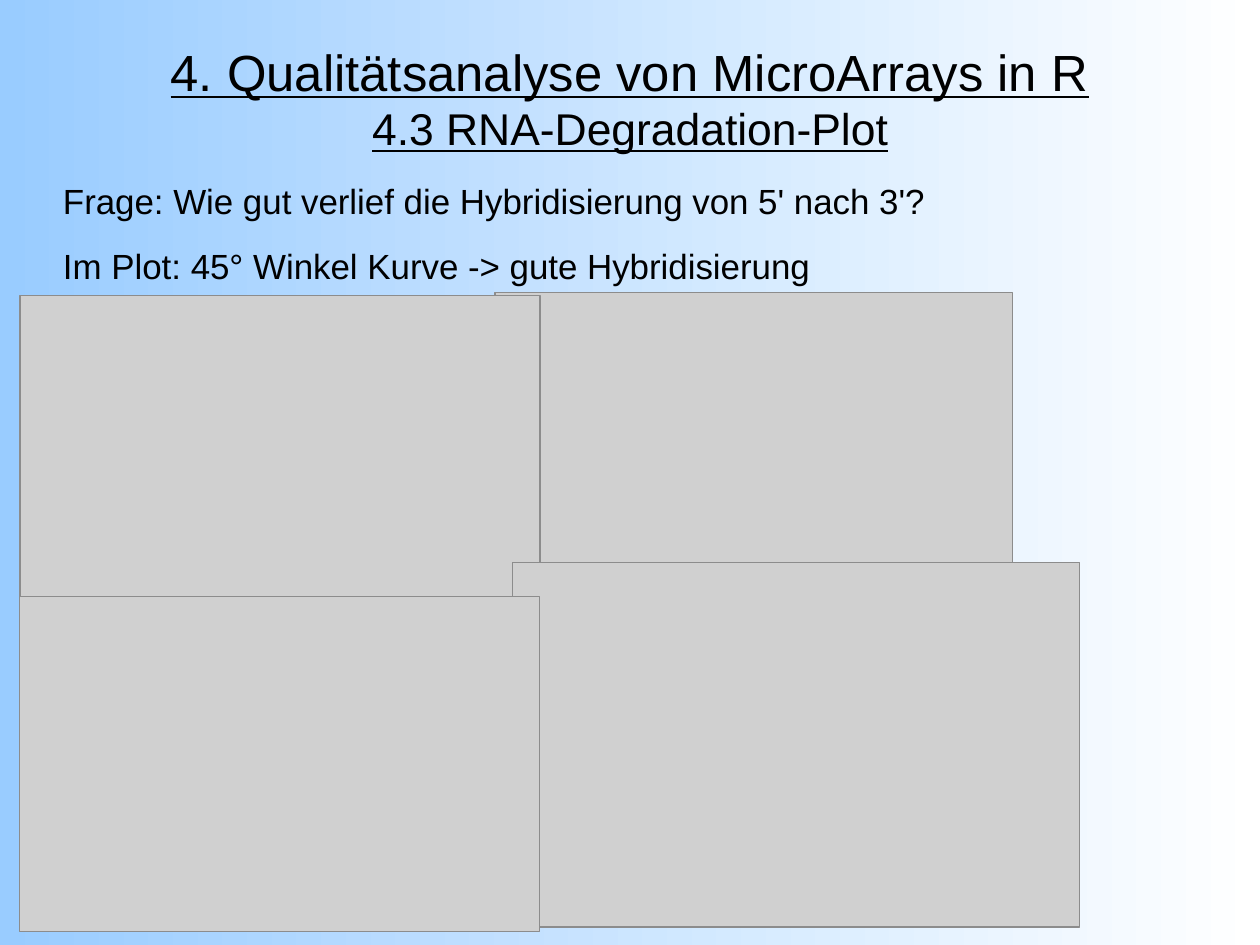
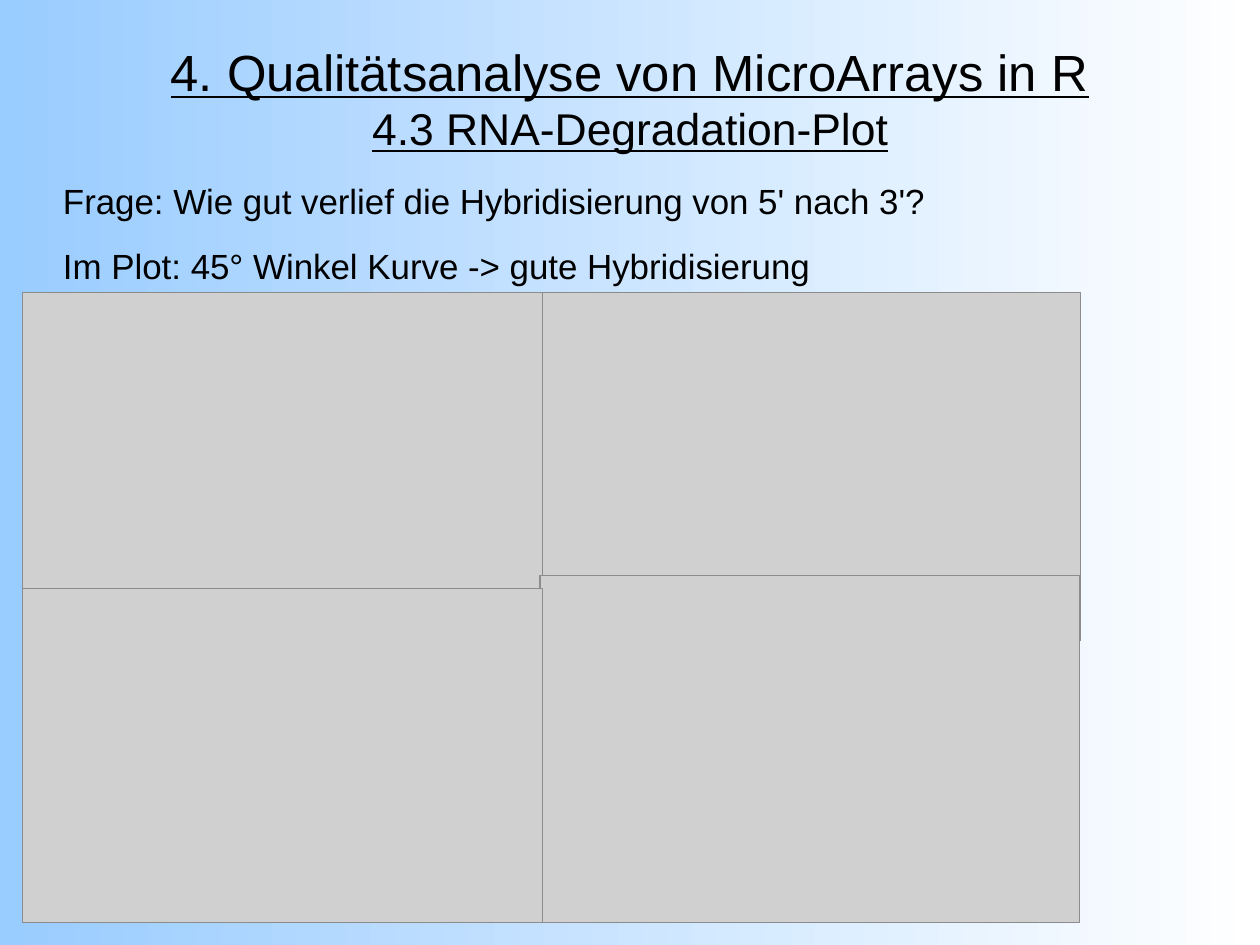
Before and after one commit to emmkey/GenEx, a slide deck: slide 13 of W1 Praesentation.odp. Drawn at 1260x945 pixels with LibreOffice and Linux fonts; fonts in the diff are those of the drawing; grey boxes stand for pictures. Boxes give left, top, right and bottom in pixels: in the first picture for what was removed or moved away, otherwise in the second. Text is boxed around its words. In the diff, an @@ line names an element or a change of style, - is before the commit and + after.

Commit message:
Added files via upload
Einen weiteren Stichpunkt bei den Images hinzugefügt.

```diff
--- a/W1 Praesentation.odp
+++ b/W1 Praesentation.odp
@@ picture: place and size @@
-picture at (495, 293, 1013, 625)
+picture at (540, 293, 1080, 640)
@@ picture: place and size @@
-picture at (19, 597, 540, 931)
+picture at (23, 589, 543, 923)
@@ picture: place and size @@
-picture at (513, 563, 1080, 927)
+picture at (540, 575, 1079, 923)
```
Also in this commit, not shown: 1 other slide changed, 1 slide added.
